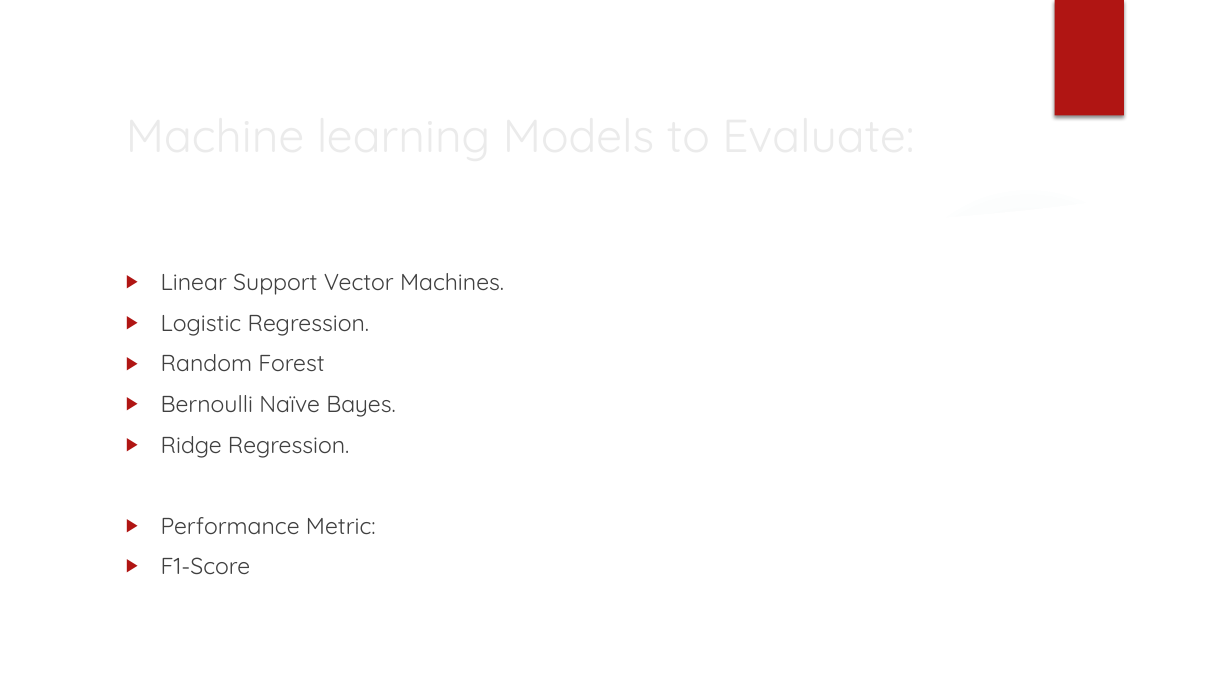
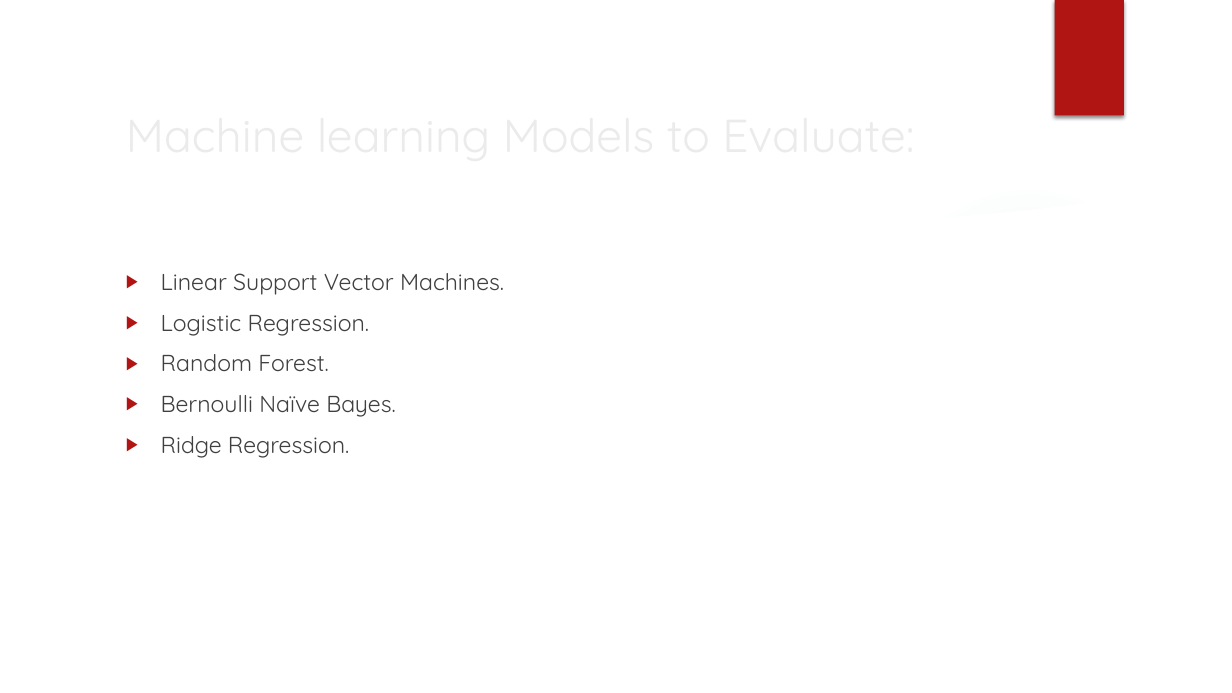
Before and after one commit to sumedha765/Jet2_Travel_Assignment, a slide deck: slide 7 of Airline_Use_Case/Technical_Assessment_Airline_Yield_Management_System.pptx (slide 5 before the commit). Drawn at 1232x693 pixels with LibreOffice and Linux fonts; fonts in the diff are those of the drawing; background and template pictures are left out. Boxes give left, top, right and bottom in pixels: in the first picture for what was removed or moved away, otherwise in the second. Text is boxed around its words. In the diff, an @@ line names an element or a change of style, - is before the commit and + after.

Commit message:
Presentation updated

```diff
--- a/Airline_Use_Case/Technical_Assessment_Airline_Yield_Management_System.pptx
+++ b/Airline_Use_Case/Technical_Assessment_Airline_Yield_Management_System.pptx
@@ text at [161, 354, 329, 371]: text changed @@
-▶ Random Forest
+▶ Random Forest.
@@ text at [161, 517, 376, 574]: paragraphs removed @@
-▶ Performance Metric:
-▶ F1-Score
```
Also in this commit, not shown: 2 other slides changed, 3 slides added.
